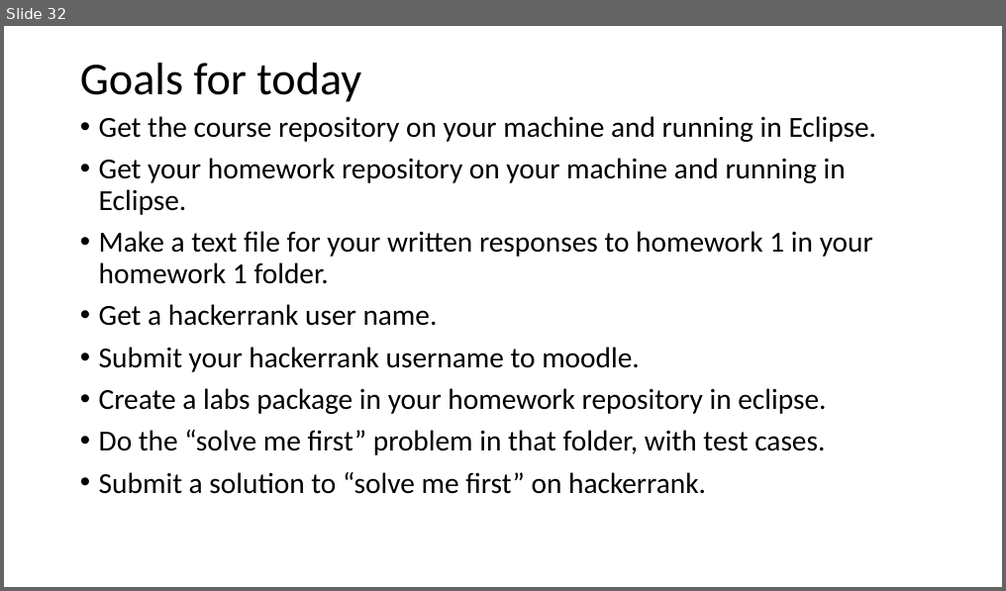
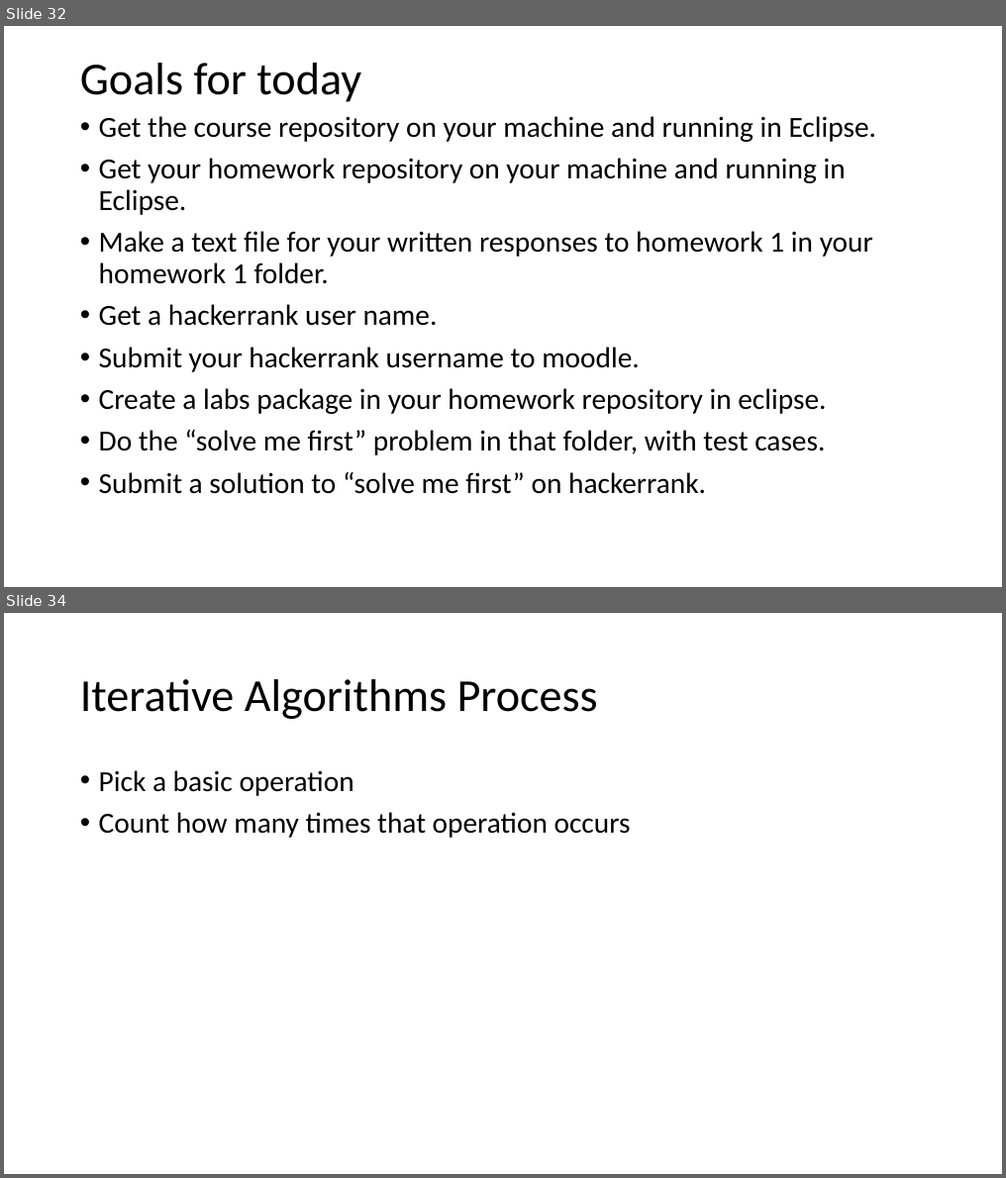
Before and after one commit to skalakm/232, a slide deck: notes.pptx. Shown one above the other, each under a label of ours: slide 32 before the commit, slides 32 and 34 after it; the slides between them are not shown. The pictures are 1006x591 and 1006x1178 pixels, drawn with LibreOffice and Linux fonts; fonts in the diff are those of the drawing. Boxes give left, top, right and bottom in pixels: in the first picture for what was removed or moved away, otherwise in the second. Text is boxed around its words. In the diff, an @@ line names an element or a change of style, - is before the commit and + after.

```diff
--- a/notes.pptx
+++ b/notes.pptx
@@ slide 34 added at (4,613,1002,1174), background #FFFFFF @@
@@ title added at (80,679,598,719), 44 pt, text #000000 @@
+Iterative Algorithms Process
@@ text added at (99,770,631,838), 28 pt, text #000000 @@
+• Pick a basic operation
+• Count how many times that operation occurs
```
Also in this commit, not shown: 9 other slides added, 1 other file.
